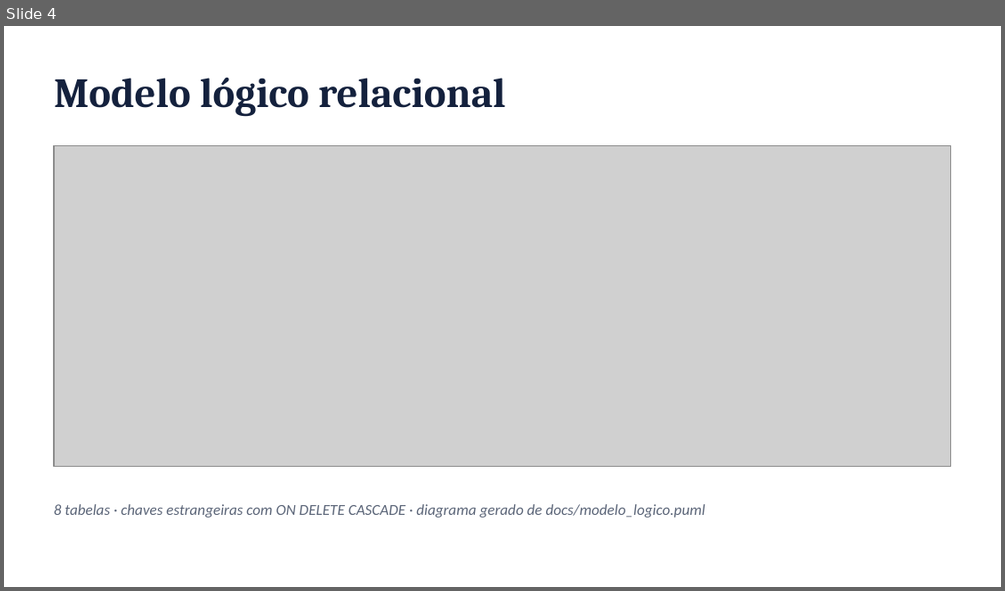
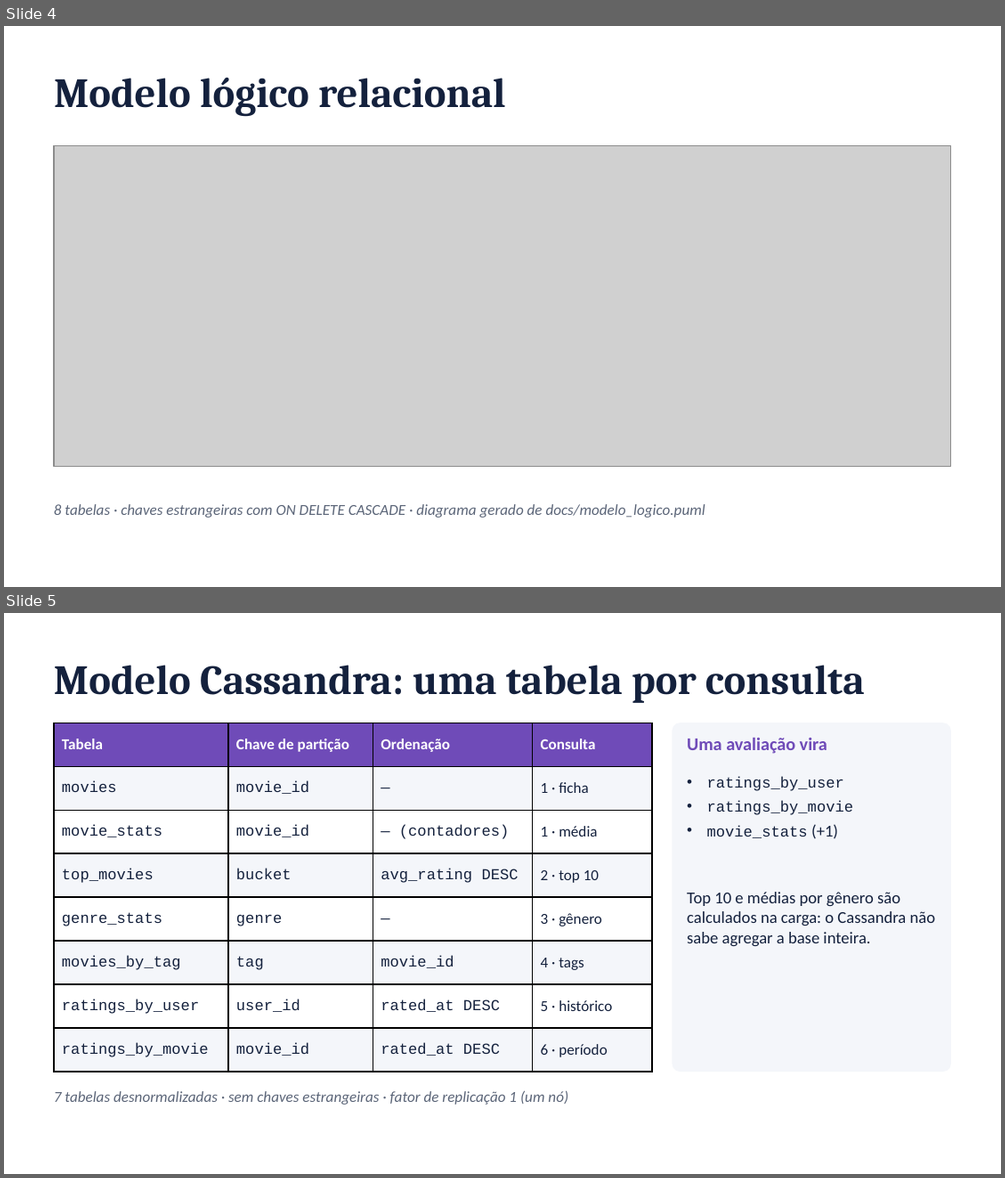
Before and after one commit to FineiasAntonio/BancoDeDados, a slide deck: docs/apresentacao.pptx. Shown one above the other, each under a label of ours: slide 4 before the commit, slides 4 and 5 after it. The pictures are 1005x591 and 1005x1178 pixels, drawn with LibreOffice and Linux fonts; fonts in the diff are those of the drawing; grey boxes stand for pictures. Boxes give left, top, right and bottom in pixels: in the first picture for what was removed or moved away, otherwise in the second. Text is boxed around its words. In the diff, an @@ line names an element or a change of style, - is before the commit and + after.

```diff
--- a/docs/apresentacao.pptx
+++ b/docs/apresentacao.pptx
@@ slide 5 added at box(4, 613, 1001, 1174), background #FFFFFF @@
@@ text added at box(54, 665, 865, 703), 30 pt, text #14213D, bold @@
+Modelo Cassandra: uma tabela por consulta
@@ table added at box(54, 722, 652, 1071), 8 rows, 4 columns @@
+Tabela | Chave de partição | Ordenação | Consulta
+movies | movie_id | — | 1 · ficha
+movie_stats | movie_id | — (contadores) | 1 · média
+top_movies | bucket | avg_rating DESC | 2 · top 10
+genre_stats | genre | — | 3 · gênero
+movies_by_tag | tag | movie_id | 4 · tags
+ratings_by_user | user_id | rated_at DESC | 5 · histórico
+ratings_by_movie | movie_id | rated_at DESC | 6 · período
@@ rounded rectangle added at box(672, 722, 951, 1071), fill #F4F6FA @@
@@ text added at box(687, 738, 827, 754), 13 pt, text #6F4BB8, bold @@
+Uma avaliação vira
@@ text added at box(707, 776, 854, 815), 11 pt, text #14213D @@
+• ratings_by_user
+• ratings_by_movie
+• movie_stats (+1)
@@ text added at box(687, 892, 936, 946), 12 pt, text #14213D @@
+Top 10 e médias por gênero são calculados na carga: o Cassandra não sabe agregar a base inteira.
@@ text added at box(54, 1090, 568, 1104), 11 pt, text #5B6578, italic @@
+7 tabelas desnormalizadas · sem chaves estrangeiras · fator de replicação 1 (um nó)
```
Also in this commit, not shown: 11 slides changed, 2 other slides added, 4 slides removed, 3 other files.
